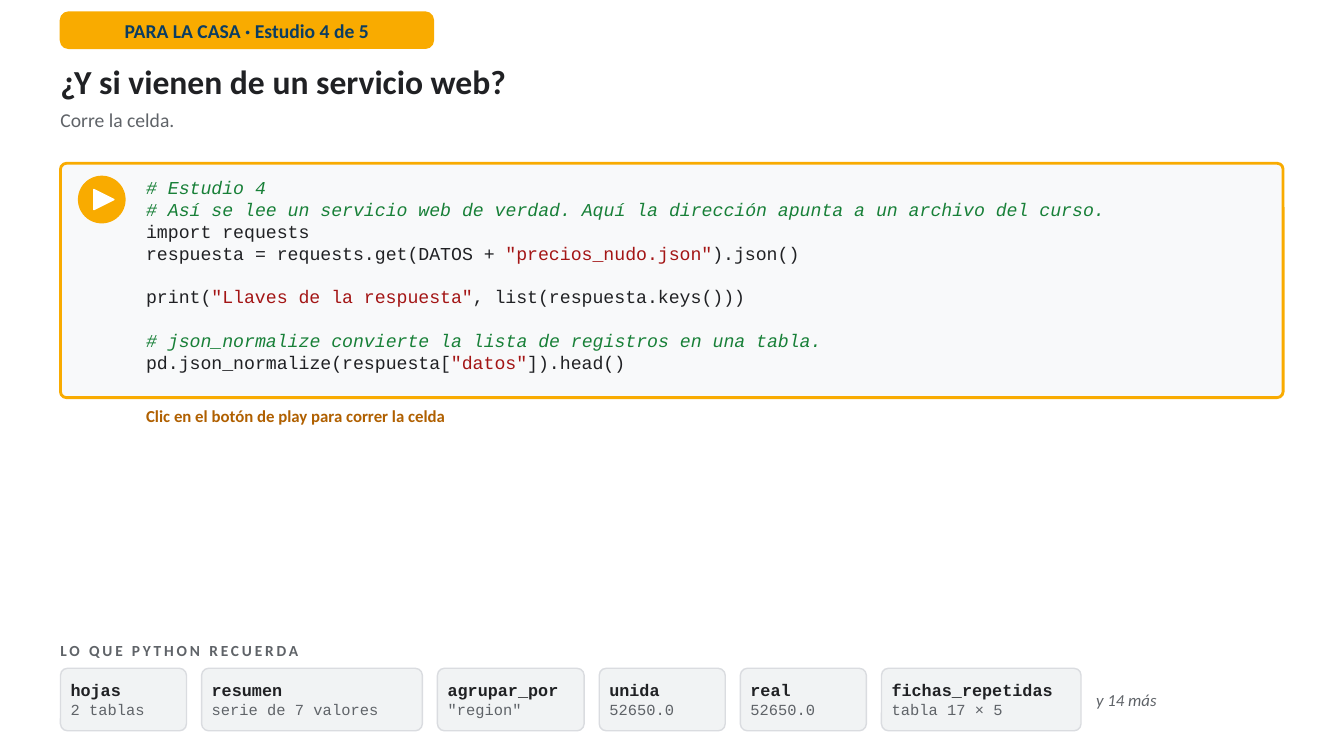
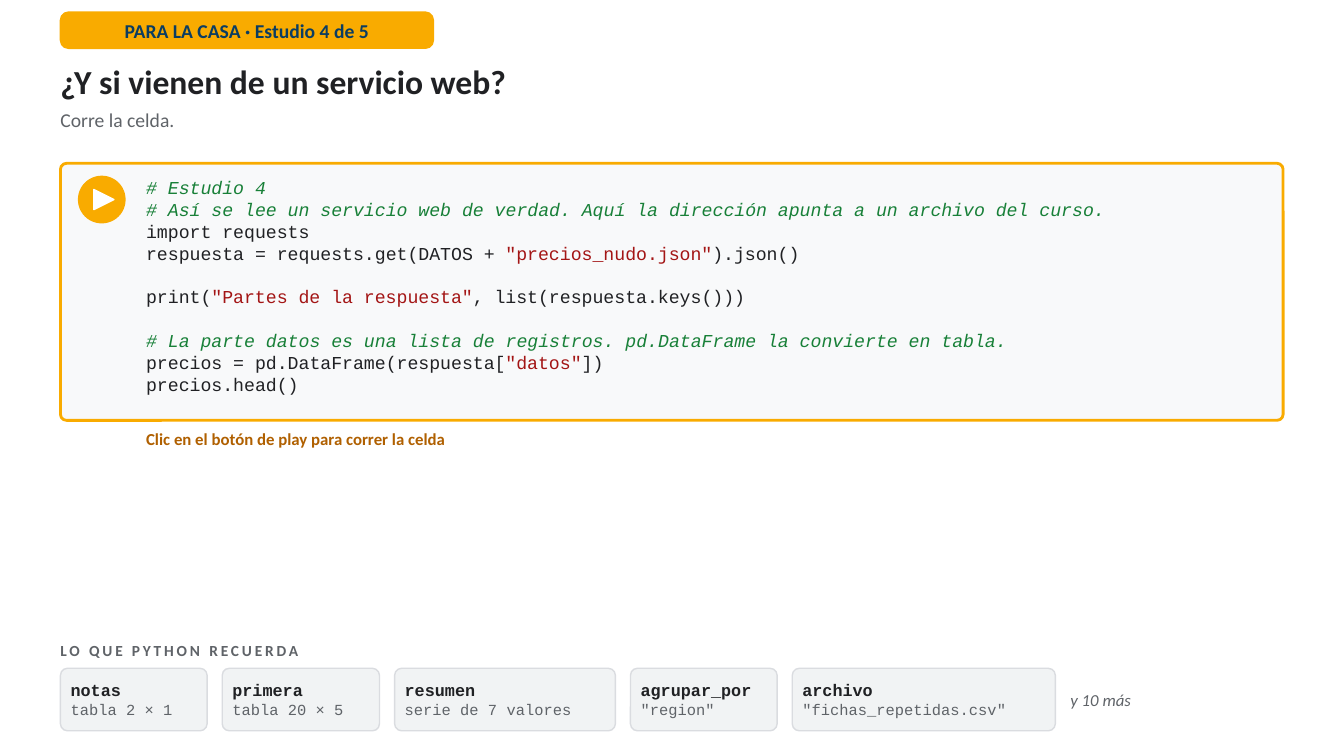
Before and after one commit to RodrigoMSB/curso-python-minergia, a slide deck: slide 54 of presentaciones/Simulador_Lab01_guiado.pptx (slide 55 before the commit). Drawn at 1344x756 pixels with LibreOffice and Linux fonts; fonts in the diff are those of the drawing. Boxes give left, top, right and bottom in pixels: in the first picture for what was removed or moved away, otherwise in the second. Text is boxed around its words. In the diff, an @@ line names an element or a change of style, - is before the commit and + after.

```diff
--- a/presentaciones/Simulador_Lab01_guiado.pptx
+++ b/presentaciones/Simulador_Lab01_guiado.pptx
@@ rounded rectangle: place and size @@
-rounded rectangle at <box>60,163,1284,398</box>
+rounded rectangle at <box>60,163,1284,420</box>
@@ rounded rectangle at <box>60,163,1284,420</box>: proportions changed @@
@@ text at <box>146,291,1006,395</box>: text changed @@
-print("Llaves de la respuesta", list(respuesta.keys()))
-# json_normalize convierte la lista de registros en una tabla.
-pd.json_normalize(respuesta["datos"]).head()
+print("Partes de la respuesta", list(respuesta.keys()))
+# La parte datos es una lista de registros. pd.DataFrame la convierte en tabla.
+precios = pd.DataFrame(respuesta["datos"])
+precios.head()
@@ text "Clic en el botón de ...": place and size @@
-text "Clic en el botón de ..." at <box>146,410,445,425</box>
+text "Clic en el botón de ..." at <box>146,433,445,448</box>
@@ rounded rectangle: place and size @@
-rounded rectangle at <box>60,668,187,731</box>
+rounded rectangle at <box>60,668,208,731</box>
@@ text at <box>71,685,172,715</box>: text changed @@
-hojas
-2 tablas
+notas
+tabla 2 × 1
@@ rounded rectangle: place and size @@
-rounded rectangle at <box>202,668,422,731</box>
+rounded rectangle at <box>223,668,380,731</box>
@@ text added at <box>232,684,343,715</box>, 11 pt, text #5F6368 @@
+primera
+tabla 20 × 5
@@ rounded rectangle: place and size @@
-rounded rectangle at <box>438,668,585,731</box>
+rounded rectangle at <box>395,668,616,731</box>
@@ text "resumen": place and size @@
-text "resumen" at <box>212,687,378,715</box>
+text "resumen" at <box>405,687,572,715</box>
@@ text removed at <box>609,684,674,715</box> @@
-unida
-52650.0
@@ rounded rectangle: place and size @@
-rounded rectangle at <box>600,668,726,731</box>
+rounded rectangle at <box>630,668,777,731</box>
@@ text "agrupar_por": place and size @@
-text "agrupar_por" at <box>448,687,559,718</box>
+text "agrupar_por" at <box>641,687,752,718</box>
@@ text removed at <box>750,684,815,715</box> @@
-real
-52650.0
@@ rounded rectangle: place and size @@
-rounded rectangle at <box>740,668,866,731</box>
+rounded rectangle at <box>792,668,1056,731</box>
@@ text at <box>802,684,1006,718</box>: text changed; size 12 to 11 pt; text colour #202124 to #5F6368; bold off @@
-fichas_repetidas
-tabla 17 × 5
+archivo
+"fichas_repetidas.csv"
@@ rounded rectangle removed at <box>881,668,1081,731</box> @@
@@ text at <box>1070,694,1131,709</box>: text changed @@
-y 14 más
+y 10 más
```
Also in this commit, not shown: 28 other slides changed, 6 slides added, 6 slides removed, 22 other files.
